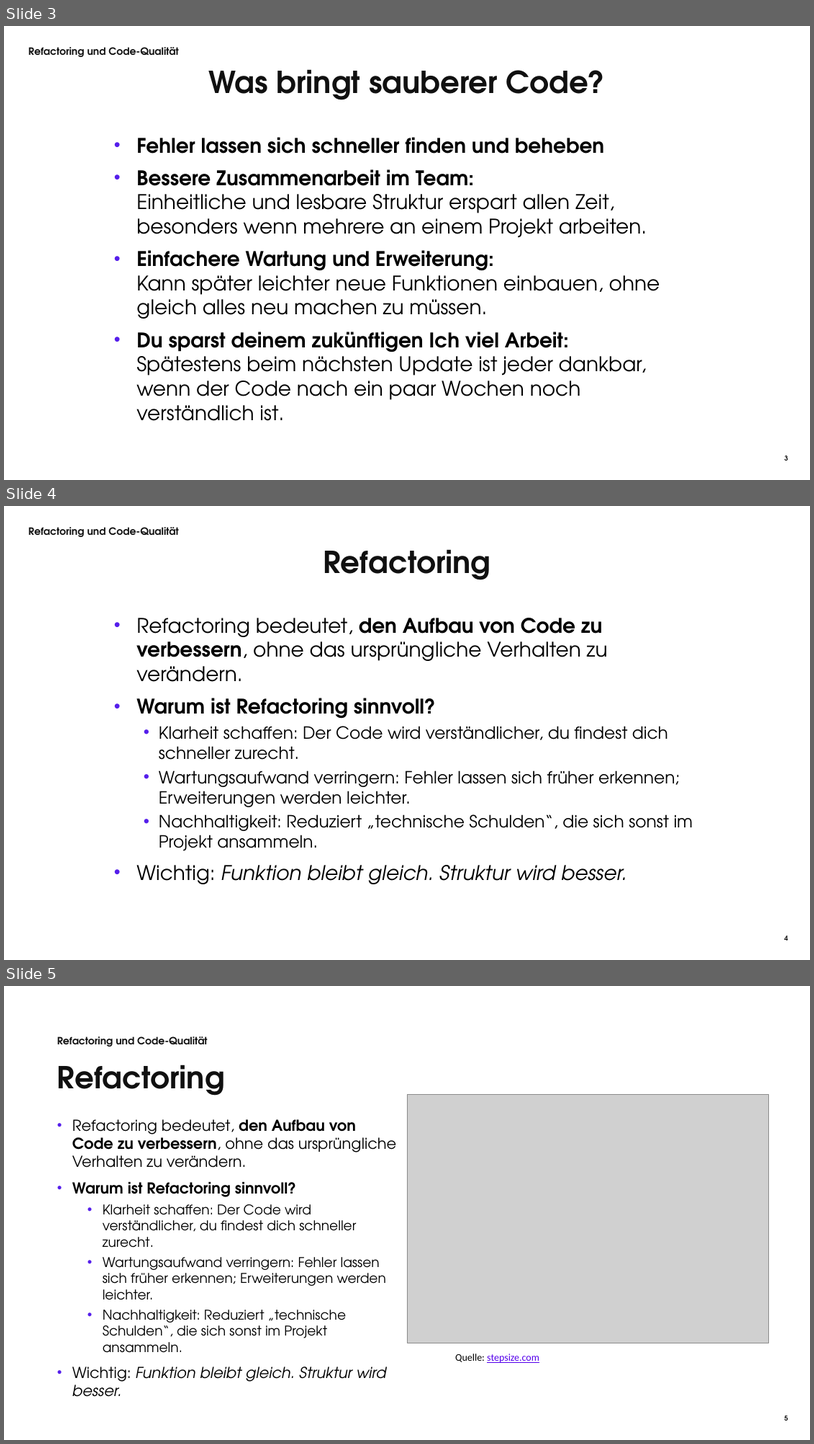
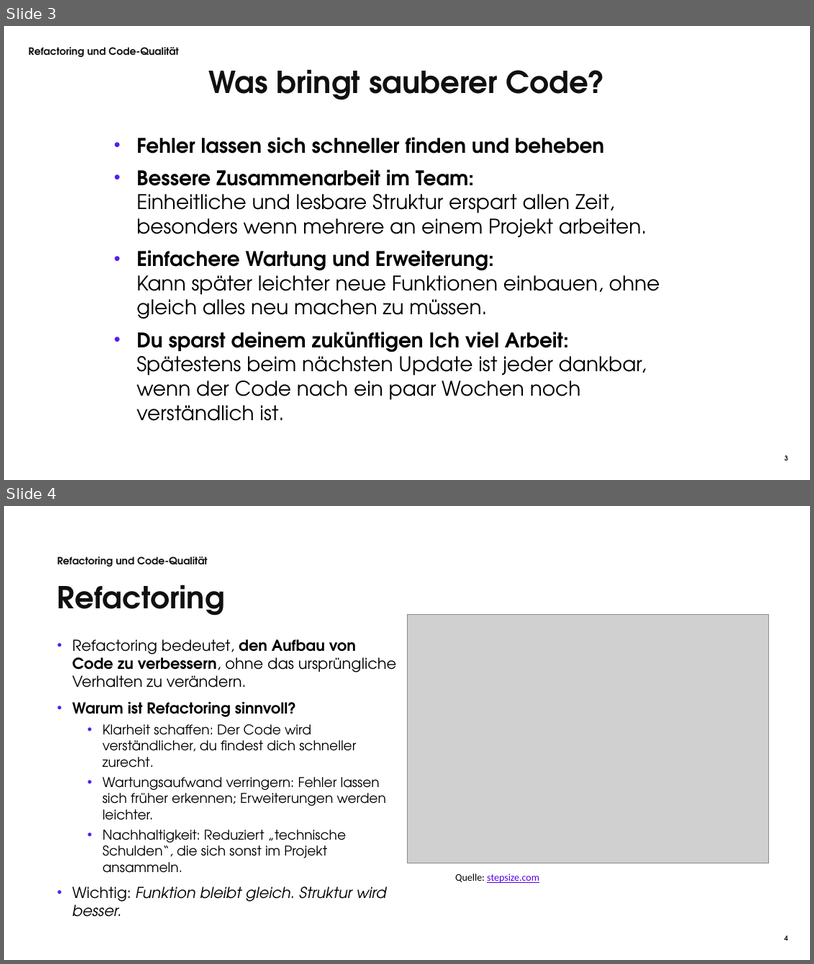
Before and after one commit to stackfuel/Python_Live_Sessions, a slide deck: basics/7_refactoring/Refactoring_Code_Qualität_LS7_PYB.pptx. Shown one above the other, each under a label of ours: slides 3, 4 and 5 before the commit, slides 3 and 4 after it. The pictures are 814x1444 and 814x964 pixels, drawn with LibreOffice and Linux fonts; fonts in the diff are those of the drawing; grey boxes stand for pictures; background and template pictures are left out. Boxes give left, top, right and bottom in pixels: in the first picture for what was removed or moved away, otherwise in the second. Text is boxed around its words. In the diff, an @@ line names an element or a change of style, - is before the commit and + after.

Commit message:
update refactoring session

```diff
--- a/basics/7_refactoring/Refactoring_Code_Qualität_LS7_PYB.pptx
+++ b/basics/7_refactoring/Refactoring_Code_Qualität_LS7_PYB.pptx
@@ slide 4 removed at [4, 506, 810, 960], background #FFFFFF; not listed: 1 template element that a slide beside it also shows @@
@@ text removed at [28, 527, 178, 537] @@
-Refactoring und Code-Qualität
@@ text removed at [323, 549, 491, 580] @@
-Refactoring
@@ text removed at [136, 618, 694, 884] @@
-• Refactoring bedeutet, den Aufbau von Code zu verbessern, ohne das ursprüngliche Verhalten zu verändern.
-• Warum ist Refactoring sinnvoll?
-  • Klarheit schaffen: Der Code wird verständlicher, du findest dich schneller zurecht.
-  • Wartungsaufwand verringern: Fehler lassen sich früher erkennen; Erweiterungen werden leichter.
-  • Nachhaltigkeit: Reduziert „technische Schulden“, die sich sonst im Projekt ansammeln.
-• Wichtig: Funktion bleibt gleich. Struktur wird besser.
@@ what was slide 5 is now slide 4 @@
@@ page number at [784, 935, 788, 940]: text changed @@
-5
+4
```
Also in this commit, not shown: 4 other files.
